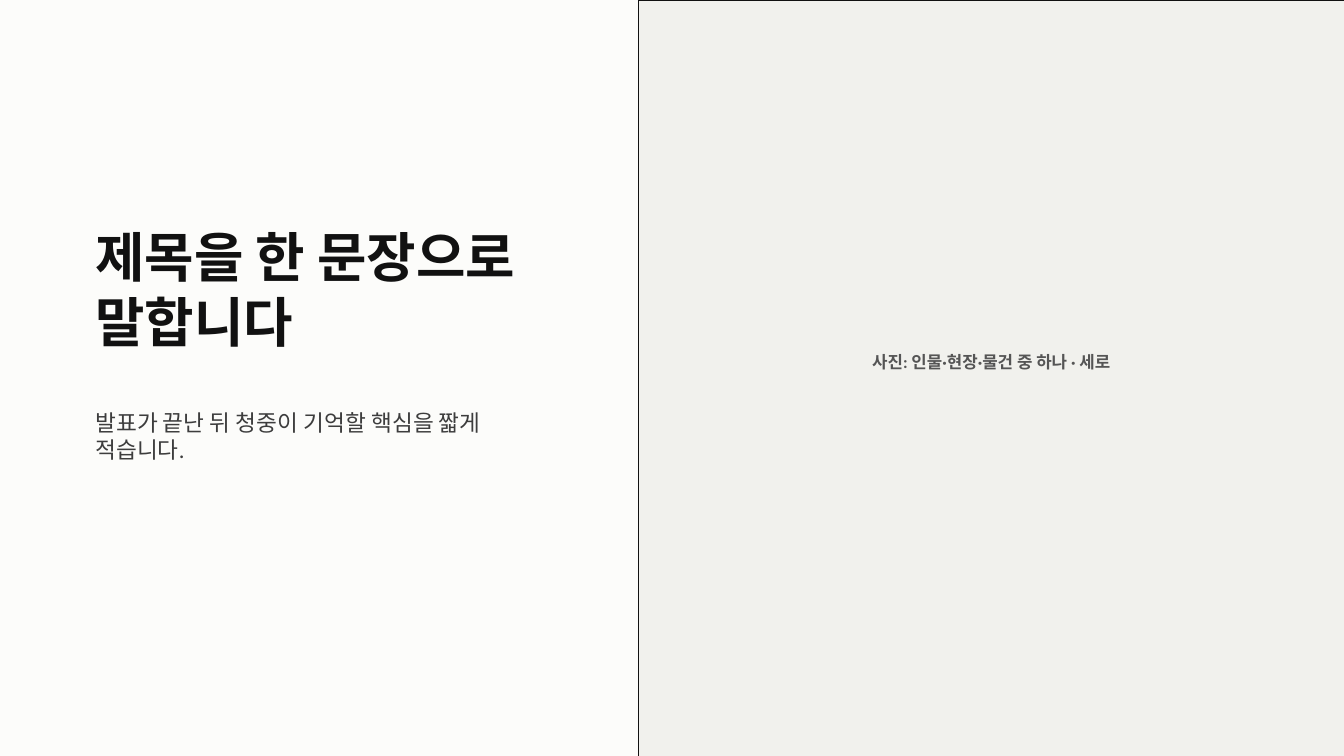
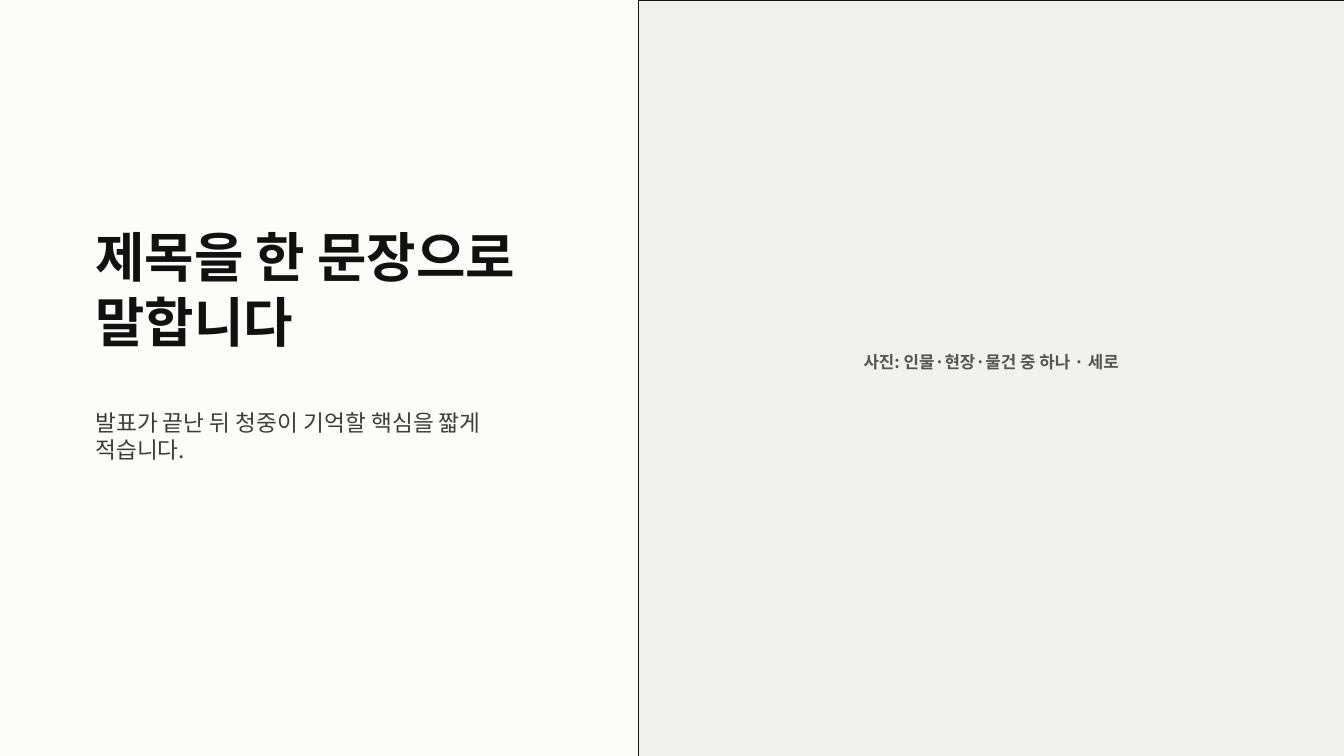
Before and after one commit to Docshunt/cardnews-skills, a slide deck: slide 1 of .agents/skills/presentation-writing/assets/editorial-presentation-template.pptx. Drawn at 1344x756 pixels with LibreOffice and Linux fonts; fonts in the diff are those of the drawing. Boxes give left, top, right and bottom in pixels: in the first picture for what was removed or moved away, otherwise in the second. Text is boxed around its words. In the diff, an @@ line names an element or a change of style, - is before the commit and + after.

Commit message:
Embed Pretendard in presentation themes
The presentation generator used an unsupported text style key, which left the PowerPoint theme set to Calibri despite the intended visual direction. It now assigns Pretendard to individual text runs and the document theme, so editable slides retain the chosen Korean font.

Constraint: PowerPoint inherits Calibri when explicit text and theme typefaces are absent
Rejected: Rely on application defaults or rendered appearance alone | PowerPoint's font controls still exposed Calibri
Confidence: high
Scope-risk: narrow
Reversibility: clean
Directive: Keep direct text typeface and theme fonts synchronized in generated decks
Tested: XML verification of both template and example; slide render; overflow check; npm test; npm run pack:check
Not-tested: Manual opening in Microsoft PowerPoint

```diff
--- a/.agents/skills/presentation-writing/assets/editorial-presentation-template.pptx
+++ b/.agents/skills/presentation-writing/assets/editorial-presentation-template.pptx
@@ text "사진: 인물·현장·물건 중 하나 · ..." at (864,354,1119,370): font Calibri to Noto Sans CJK KR @@
```
Also in this commit, not shown: 4 other slides changed, 1 other file.
